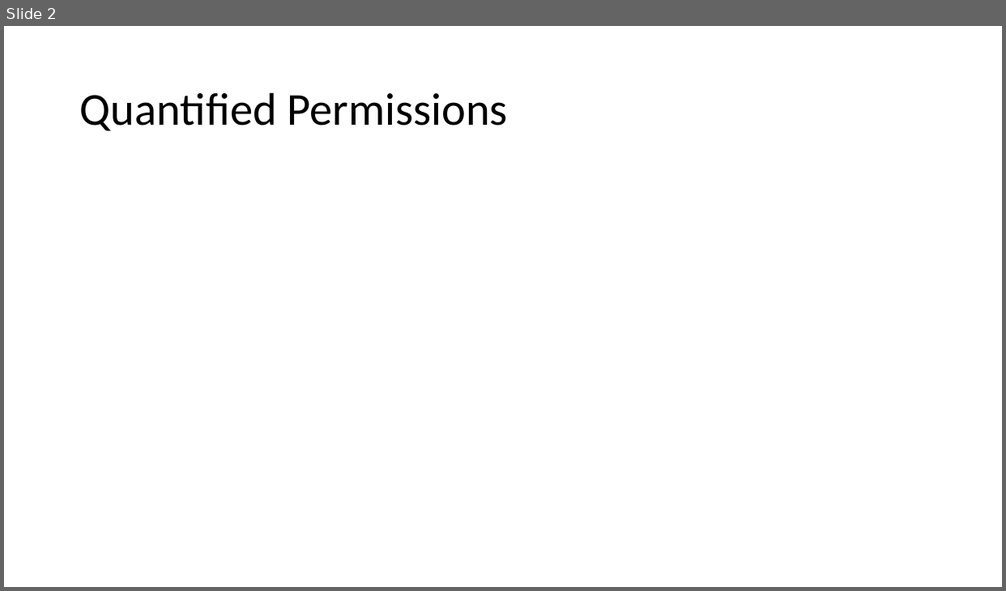
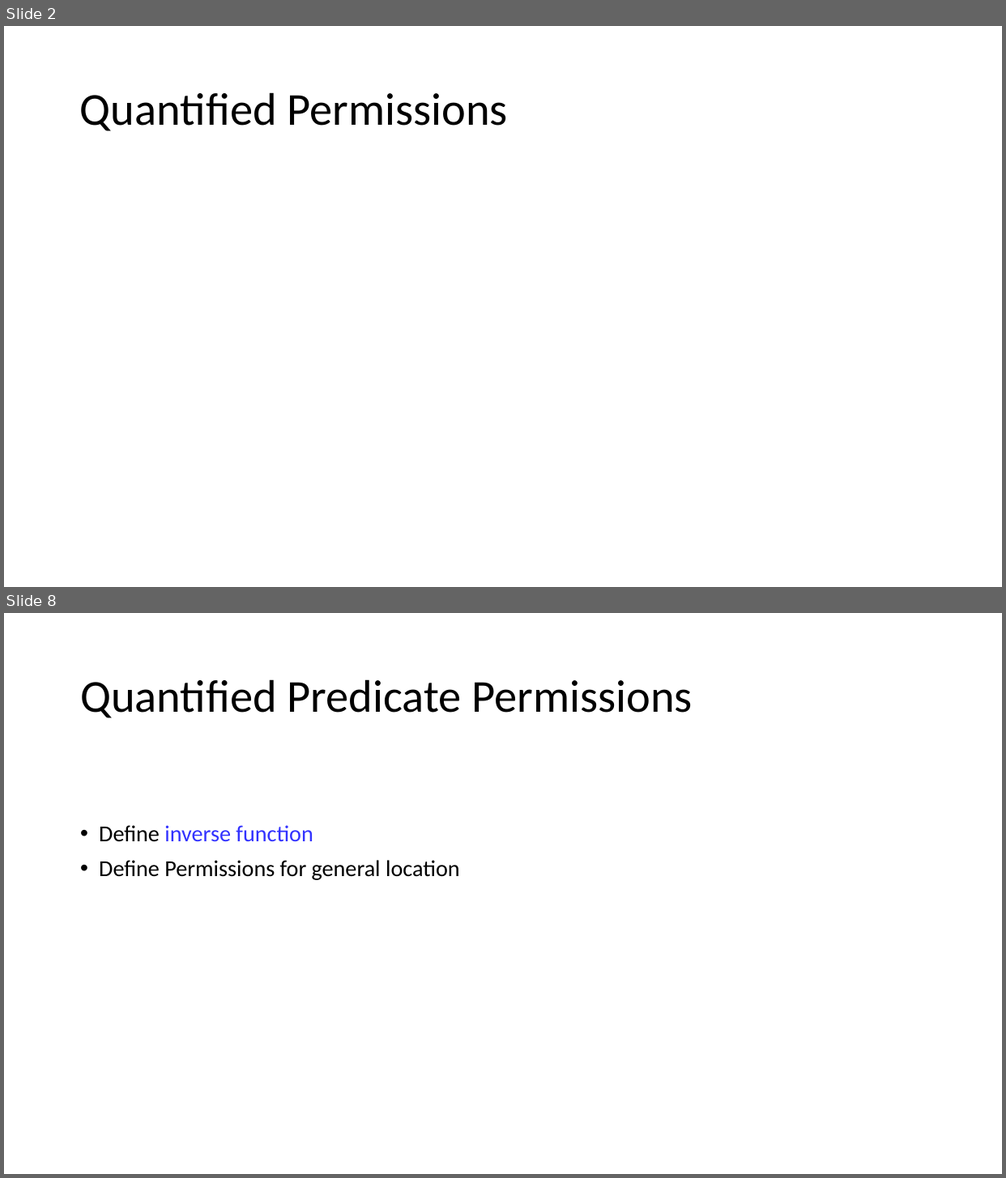
Before and after one commit to Aimenel/MT, a slide deck: presentations/Final Presentation/Final.pptx. Shown one above the other, each under a label of ours: slide 2 before the commit, slides 2 and 8 after it; the slides between them are not shown. The pictures are 1006x591 and 1006x1178 pixels, drawn with LibreOffice and Linux fonts; fonts in the diff are those of the drawing; grey boxes stand for pictures. Boxes give left, top, right and bottom in pixels: in the first picture for what was removed or moved away, otherwise in the second. Text is boxed around its words. In the diff, an @@ line names an element or a change of style, - is before the commit and + after.

```diff
--- a/presentations/Final Presentation/Final.pptx
+++ b/presentations/Final Presentation/Final.pptx
@@ slide 8 added at (4, 613, 1002, 1174), background #FFFFFF @@
@@ title added at (80, 679, 692, 718), 44 pt, text #000000 @@
+Quantified Predicate Permissions
@@ text added at (99, 825, 460, 880), 22 pt, text #000000 @@
+• Define inverse function
+• Define Permissions for general location
```
Also in this commit, not shown: 12 slides changed, 3 other slides added, 10 slides removed.
